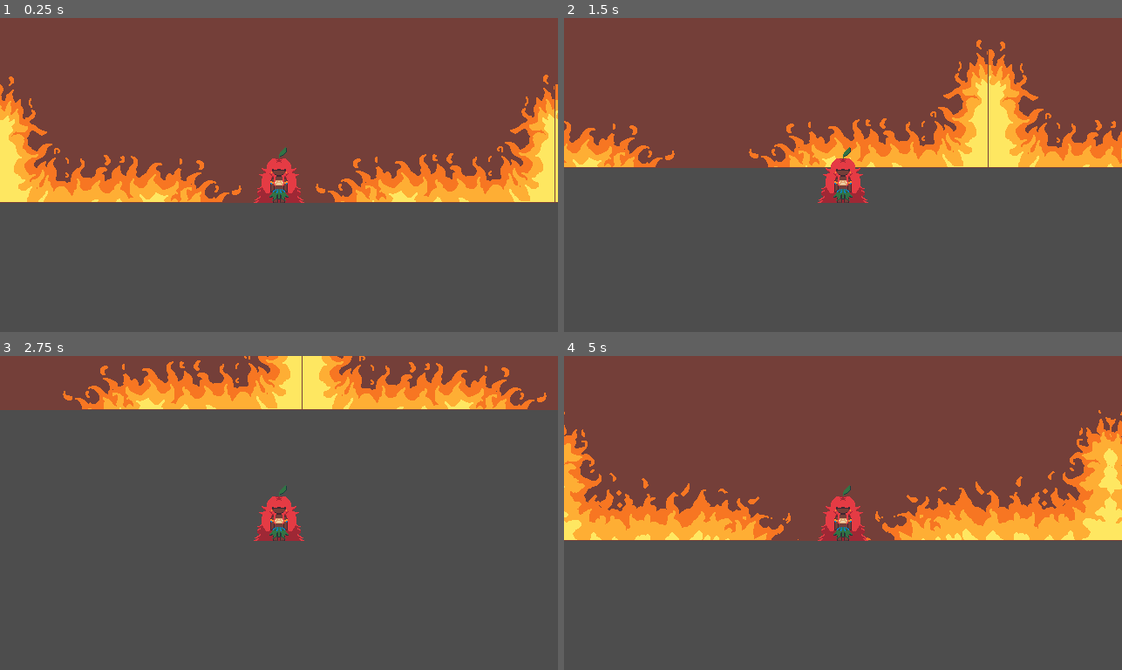
Above: before the commit, frames 1-4 (two rows, left to right).
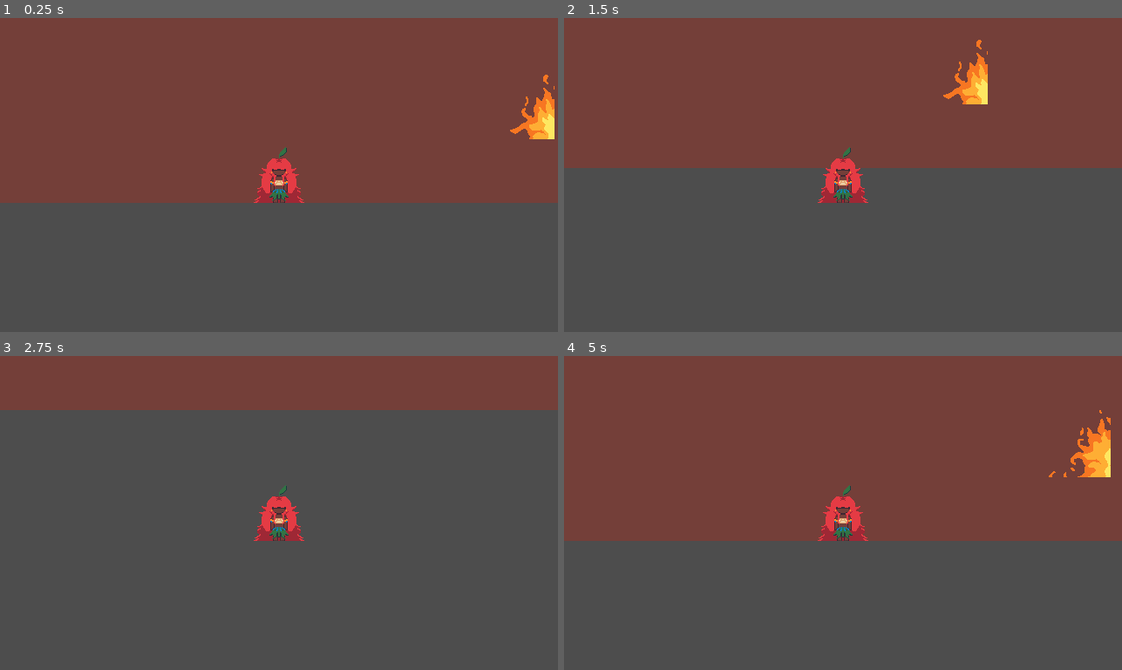
Above: after the commit, the same moments.

Repository: SamuelMTL/AmazonProject
Game: Godot game, scene res://scenes/dungeon.tscn
Same seed, same stepped clock (60 frames per second), same inputs: the game is played once before the commit and once after it.
Inputs:
- Up to frame 1 (0.25 s): no input
- Up to frame 2 (1.5 s): hold Right (ui_right) 0.53-1.28 s; hold Down (ui_down) from 1.28 s (still down)
- Up to frame 3 (2.75 s): release Down (ui_down) at 2.03 s; hold Right (ui_right) from 2.03 s (still down)
- Up to frame 4 (5 s): release Right (ui_right) at 2.78 s; hold Up (ui_up) 2.78-3.53 s; hold Left (ui_left) from 3.53 s (still down)

The runs differ from the first frame. In frame 1, 9.8% of the frame differs, in the area x 0-100%, y 18-59%; in frame 2, 9.7%; in frame 3, 8.6%; in frame 4, 11%, in the area x 0-100%, y 17-59%.

Commit message:
animacoes adicionadas

Diff:
--- a/amazonproject/scenes/dungeon_room_1.tscn
+++ b/amazonproject/scenes/dungeon_room_1.tscn
@@ -1,7 +1,24 @@
-[gd_scene load_steps=6 format=3 uid="uid://ba1chmuwsymie"]
+[gd_scene load_steps=25 format=3 uid="uid://ba1chmuwsymie"]
 
 [ext_resource type="Texture2D" uid="uid://c1ia6x2xmshet" path="res://assets/fireAnimationSpriteSheet3.png" id="1_2vop7"]
 [ext_resource type="Script" path="res://scripts/dungeon_room_1.gd" id="1_3crfk"]
+[ext_resource type="Texture2D" uid="uid://b288f0opj8dkv" path="res://assets/fireAnimationSpriteSheet.png" id="2_3y6x4"]
+
+[sub_resource type="AtlasTexture" id="AtlasTexture_m3m2h"]
+atlas = ExtResource("2_3y6x4")
+region = Rect2(1280, 720, 640, 360)
+
+[sub_resource type="AtlasTexture" id="AtlasTexture_7untg"]
+atlas = ExtResource("2_3y6x4")
+region = Rect2(1920, 720, 640, 360)
+
+[sub_resource type="AtlasTexture" id="AtlasTexture_xspw5"]
+atlas = ExtResource("2_3y6x4")
+region = Rect2(0, 720, 640, 360)
+
+[sub_resource type="AtlasTexture" id="AtlasTexture_32qbh"]
+atlas = ExtResource("2_3y6x4")
+region = Rect2(640, 720, 640, 360)
 
 [sub_resource type="AtlasTexture" id="AtlasTexture_g8le3"]
 atlas = ExtResource("1_2vop7")
@@ -11,10 +28,88 @@
 atlas = ExtResource("1_2vop7")
 region = Rect2(640, 0, 640, 360)
 
+[sub_resource type="AtlasTexture" id="AtlasTexture_y4ugp"]
+atlas = ExtResource("2_3y6x4")
+region = Rect2(0, 0, 640, 360)
+
+[sub_resource type="AtlasTexture" id="AtlasTexture_q33ah"]
+atlas = ExtResource("2_3y6x4")
+region = Rect2(640, 0, 640, 360)
+
+[sub_resource type="AtlasTexture" id="AtlasTexture_flrkr"]
+atlas = ExtResource("2_3y6x4")
+region = Rect2(1280, 1080, 640, 360)
+
+[sub_resource type="AtlasTexture" id="AtlasTexture_fjahv"]
+atlas = ExtResource("2_3y6x4")
+region = Rect2(1920, 1080, 640, 360)
+
+[sub_resource type="AtlasTexture" id="AtlasTexture_vacew"]
+atlas = ExtResource("2_3y6x4")
+region = Rect2(0, 1080, 640, 360)
+
+[sub_resource type="AtlasTexture" id="AtlasTexture_6ewx7"]
+atlas = ExtResource("2_3y6x4")
+region = Rect2(640, 1080, 640, 360)
+
+[sub_resource type="AtlasTexture" id="AtlasTexture_hspc4"]
+atlas = ExtResource("2_3y6x4")
+region = Rect2(1280, 1440, 640, 360)
+
+[sub_resource type="AtlasTexture" id="AtlasTexture_i6kah"]
+atlas = ExtResource("2_3y6x4")
+region = Rect2(1920, 1440, 640, 360)
+
+[sub_resource type="AtlasTexture" id="AtlasTexture_h0mxm"]
+atlas = ExtResource("2_3y6x4")
+region = Rect2(0, 1440, 640, 360)
+
+[sub_resource type="AtlasTexture" id="AtlasTexture_x8j47"]
+atlas = ExtResource("2_3y6x4")
+region = Rect2(640, 1440, 640, 360)
+
+[sub_resource type="AtlasTexture" id="AtlasTexture_0su5g"]
+atlas = ExtResource("2_3y6x4")
+region = Rect2(1280, 360, 640, 360)
+
+[sub_resource type="AtlasTexture" id="AtlasTexture_k0xoc"]
+atlas = ExtResource("2_3y6x4")
+region = Rect2(1920, 360, 640, 360)
+
+[sub_resource type="AtlasTexture" id="AtlasTexture_smvah"]
+atlas = ExtResource("2_3y6x4")
+region = Rect2(0, 360, 640, 360)
+
+[sub_resource type="AtlasTexture" id="AtlasTexture_elglr"]
+atlas = ExtResource("2_3y6x4")
+region = Rect2(640, 360, 640, 360)
+
 [sub_resource type="SpriteFrames" id="SpriteFrames_shh1g"]
 animations = [{
 "frames": [{
 "duration": 1.0,
+"texture": SubResource("AtlasTexture_m3m2h")
+}, {
+"duration": 1.0,
+"texture": SubResource("AtlasTexture_7untg")
+}],
+"loop": true,
+"name": &"bottomWall_closed",
+"speed": 5.0
+}, {
+"frames": [{
+"duration": 1.0,
+"texture": SubResource("AtlasTexture_xspw5")
+}, {
+"duration": 1.0,
+"texture": SubResource("AtlasTexture_32qbh")
+}],
+"loop": true,
+"name": &"bottomWall_open",
+"speed": 5.0
+}, {
+"frames": [{
+"duration": 1.0,
 "texture": SubResource("AtlasTexture_g8le3")
 }, {
 "duration": 1.0,
@@ -22,6 +117,83 @@
 }],
 "loop": true,
 "name": &"fire_barrier",
+"speed": 5.0
+}, {
+"frames": [{
+"duration": 1.0,
+"texture": SubResource("AtlasTexture_y4ugp")
+}, {
+"duration": 1.0,
+"texture": SubResource("AtlasTexture_q33ah")
+}],
+"loop": true,
+"name": &"fire_corners",
+"speed": 5.0
+}, {
+"frames": [{
+"duration": 1.0,
+"texture": SubResource("AtlasTexture_flrkr")
+}, {
+"duration": 1.0,
+"texture": SubResource("AtlasTexture_fjahv")
+}],
+"loop": true,
+"name": &"leftWall_closed",
+"speed": 5.0
+}, {
+"frames": [{
+"duration": 1.0,
+"texture": SubResource("AtlasTexture_vacew")
+}, {
+"duration": 1.0,
+"texture": SubResource("AtlasTexture_6ewx7")
+}],
+"loop": true,
+"name": &"leftWall_open",
+"speed": 5.0
+}, {
+"frames": [{
+"duration": 1.0,
+"texture": SubResource("AtlasTexture_hspc4")
+}, {
+"duration": 1.0,
+"texture": SubResource("AtlasTexture_i6kah")
+}],
+"loop": true,
+"name": &"rightWall_closed",
+"speed": 5.0
+}, {
+"frames": [{
+"duration": 1.0,
+"texture": SubResource("AtlasTexture_h0mxm")
+}, {
+"duration": 1.0,
+"texture": SubResource("AtlasTexture_x8j47")
+}],
+"loop": true,
+"name": &"rightWall_open",
+"speed": 5.0
+}, {
+"frames": [{
+"duration": 1.0,
+"texture": SubResource("AtlasTexture_0su5g")
+}, {
+"duration": 1.0,
+"texture": SubResource("AtlasTexture_k0xoc")
+}],
+"loop": true,
+"name": &"topWall_closed",
+"speed": 5.0
+}, {
+"frames": [{
+"duration": 1.0,
+"texture": SubResource("AtlasTexture_smvah")
+}, {
+"duration": 1.0,
+"texture": SubResource("AtlasTexture_elglr")
+}],
+"loop": true,
+"name": &"topWall_open",
 "speed": 5.0
 }]
 
@@ -33,10 +205,7 @@
 offset_bottom = 361.0
 color = Color(0.454902, 0.247059, 0.223529, 1)
 
-[node name="AnimatedSprite2D" type="AnimatedSprite2D" parent="."]
+[node name="FireWall" type="AnimatedSprite2D" parent="."]
 position = Vector2(320, 180)
 sprite_frames = SubResource("SpriteFrames_shh1g")
-animation = &"fire_barrier"
-
-[node name="PlayerSpawnPoint" type="Marker2D" parent="."]
-position = Vector2(322, 357)
+animation = &"fire_corners"
--- a/amazonproject/scripts/dungeon_generator.gd
+++ b/amazonproject/scripts/dungeon_generator.gd
@@ -13,7 +13,7 @@
 	for row in range(dungeon_size.y):
 		var row_data = []
 		for col in range(dungeon_size.x):
-			var cell_value = randi() % 2 # 0 = sem sala   1 = sala normal
+			var cell_value = randi() % 2 # 0 = sem sala  1 = sala normal
 			row_data.append(cell_value)
 		dungeon_layout.append(row_data)
 		print(row_data)
@@ -30,5 +30,37 @@
 				add_child(room)
 				room.position = Vector2(col * 640, row * 360)
 
+				var x = position.x
+				var y = position.y
+
+				#verifica se tem sala do lado
+				var has_top = y > 0 and dungeon_layout[y - 1][x] == 1
+				var has_bottom = y < dungeon_size.y - 1 and dungeon_layout[y + 1][x] == 1
+				var has_left = x > 0 and dungeon_layout[y][x - 1] == 1
+				var has_right = x < dungeon_size.x - 1 and dungeon_layout[y][x + 1] == 1
+
+				var anim_player = room.get_node("FireWall")
+
+				if has_top:
+					anim_player.play("topWall_open")
+				else:
+					anim_player.play("topWall_closed")
+
+				if has_bottom:
+					anim_player.play("bottomWall_open")
+				else:
+					anim_player.play("bottomWall_closed")
+
+				if has_left:
+					anim_player.play("leftWall_open")
+				else:
+					anim_player.play("leftWall_closed")
+
+				if has_right:
+					anim_player.play("rightWall_open")
+				else:
+					anim_player.play("rightWall_closed")
+
+
 func focus_on_room(col, row):
 	$Camera2D.position = Vector2(col * 640 + 320, row * 360 + 180)
--- a/amazonproject/scripts/dungeon_room_1.gd
+++ b/amazonproject/scripts/dungeon_room_1.gd
@@ -1,6 +1,6 @@
 extends Node2D
 
-@onready var fire_barrier_animation = $AnimatedSprite2D
+@onready var fire_barrier_animation = $FireWall
 
 func _ready():
-	fire_barrier_animation.play("fire_barrier")
+	fire_barrier_animation.play("fire_corners")
Binary file added: amazonproject/assets/fireAnimationSpriteSheet.png
Not shown, added: amazonproject/assets/fireAnimationSpriteSheet.png.import
